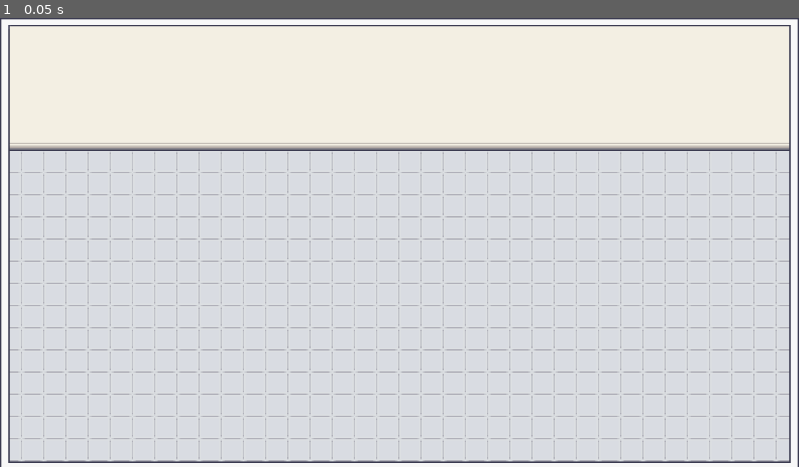
Above: before the commit, frame 1.
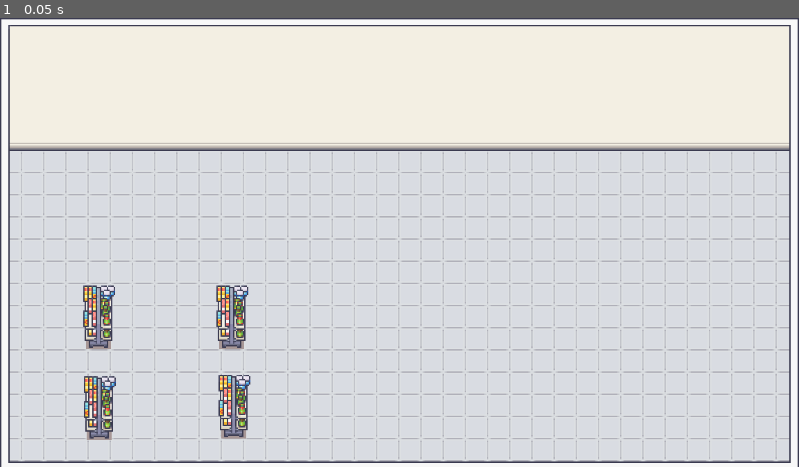
Above: after the commit, the same moment.

Repository: emilykrohn/Checkout
Game: Godot game, scene res://Scenes/main.tscn
Same seed, same stepped clock (60 frames per second), same inputs: the game is played once before the commit and once after it.
Inputs:
- Up to frame 1 (0.05 s): no input

The runs differ from the first frame. In frame 1, 1.9% of the frame differs, in the area x 10-32%, y 59-94%.

Commit message:
Add shelves to the game scene

Diff:
--- a/Scenes/main.tscn
+++ b/Scenes/main.tscn
@@ -1,8 +1,9 @@
-[gd_scene load_steps=8 format=3 uid="uid://cn85xf36fde3o"]
+[gd_scene load_steps=9 format=3 uid="uid://cn85xf36fde3o"]
 
 [ext_resource type="Texture2D" uid="uid://dms7xcdqhjqv8" path="res://Art/Background/Room_Builder_Floors_32x32.png" id="1_yb2tw"]
 [ext_resource type="Texture2D" uid="uid://clige3unx35bc" path="res://Art/Background/Room_Builder_Walls_32x32.png" id="2_w6jnh"]
 [ext_resource type="Texture2D" uid="uid://c88sn1tx26fps" path="res://Art/Background/Room_Builder_borders_32x32.png" id="3_xfosw"]
+[ext_resource type="PackedScene" uid="uid://c7fkcsyqg75b4" path="res://Scenes/shelf.tscn" id="4_q4827"]
 
 [sub_resource type="TileSetAtlasSource" id="TileSetAtlasSource_j62xu"]
 texture = ExtResource("1_yb2tw")
@@ -6350,3 +6351,17 @@
 layer_1/y_sort_origin = 0
 layer_1/z_index = 0
 layer_1/tile_data = PackedInt32Array(0, 131075, 4, 65536, 131075, 1, 131072, 131075, 1, 196608, 131075, 1, 262144, 1310 …(3564 unchanged characters)…
+
+[node name="Shelves" type="Node" parent="game"]
+
+[node name="Shelf" parent="game/Shelves" instance=ExtResource("4_q4827")]
+position = Vector2(142, 430)
+
+[node name="Shelf2" parent="game/Shelves" instance=ExtResource("4_q4827")]
+position = Vector2(143, 561)
+
+[node name="Shelf3" parent="game/Shelves" instance=ExtResource("4_q4827")]
+position = Vector2(334, 430)
+
+[node name="Shelf4" parent="game/Shelves" instance=ExtResource("4_q4827")]
+position = Vector2(337, 559)
